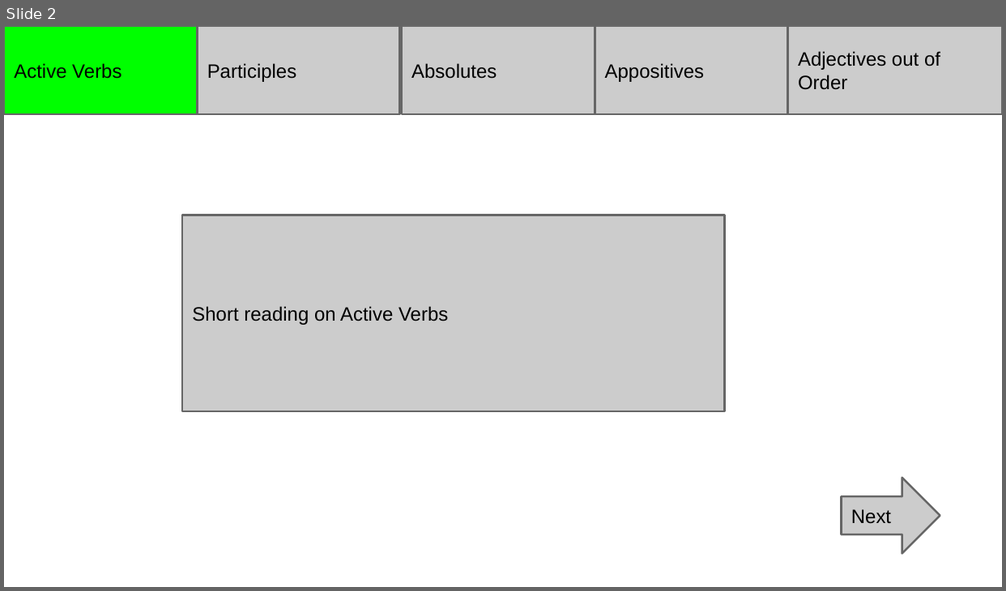
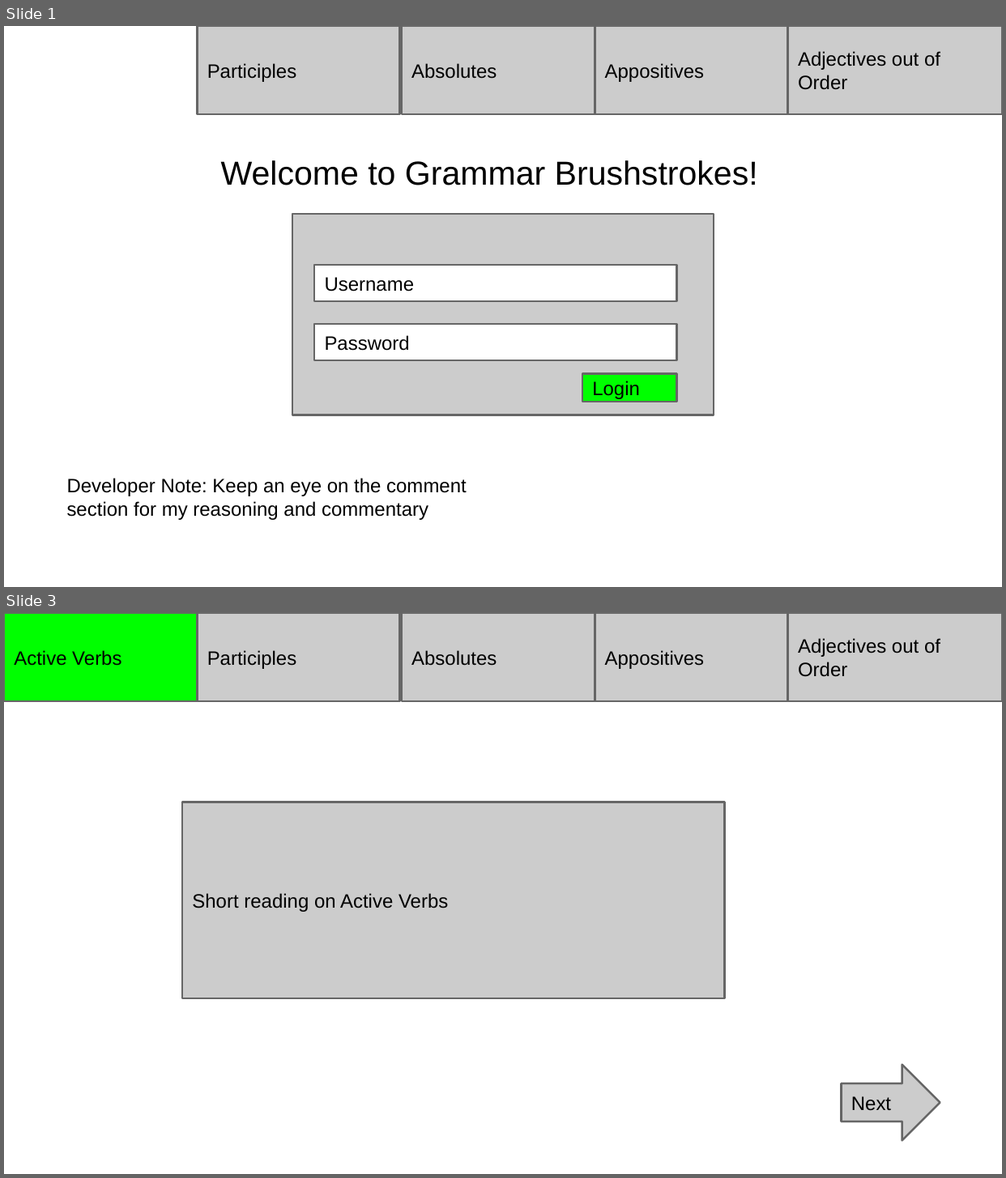
Before and after one commit to nealyoung/GrammarBrushstrokes, a slide deck: Mock-Up 1.pptx. Shown one above the other, each under a label of ours: slide 2 before the commit, slides 1 and 3 after it; the slides between them are not shown. The pictures are 1006x591 and 1006x1178 pixels, drawn with LibreOffice and Linux fonts; fonts in the diff are those of the drawing. Boxes give left, top, right and bottom in pixels: in the first picture for what was removed or moved away, otherwise in the second. Text is boxed around its words. In the diff, an @@ line names an element or a change of style, - is before the commit and + after.

```diff
--- a/Mock-Up 1.pptx
+++ b/Mock-Up 1.pptx
@@ slide 1 added at (4, 26, 1002, 587), background #FFFFFF @@
@@ rectangle added at (198, 26, 400, 115), fill #CCCCCC, outline #666666 1.5 pt, 14 pt, text #000000 @@
+Participles
@@ rectangle added at (401, 26, 594, 115), fill #CCCCCC, outline #666666 1.5 pt, 14 pt, text #000000 @@
+Absolutes
@@ rectangle added at (594, 26, 788, 115), fill #CCCCCC, outline #666666 1.5 pt, 14 pt, text #000000 @@
+Appositives
@@ rectangle added at (788, 26, 1002, 115), fill #CCCCCC, outline #666666 1.5 pt, 14 pt, text #000000 @@
+Adjectives out of Order
@@ text added at (221, 160, 758, 186), 24 pt, text #000000 @@
+Welcome to Grammar Brushstrokes!
@@ rectangle added at (292, 214, 714, 415), fill #CCCCCC, outline #666666 1.5 pt @@
@@ rectangle added at (314, 266, 676, 301), fill #FFFFFF, outline #666666 1.5 pt, 14 pt, text #000000 @@
+Username
@@ rectangle added at (314, 324, 676, 361), fill #FFFFFF, outline #666666 1.5 pt, 14 pt, text #000000 @@
+Password
@@ rectangle added at (583, 374, 678, 402), fill #00FF00, outline #666666 1.5 pt, 14 pt, text #000000 @@
+Login
@@ text added at (67, 478, 467, 520), 14 pt, text #000000 @@
+Developer Note: Keep an eye on the comment section for my reasoning and commentary
@@ what was slide 2 is now slide 3 @@
```
Also in this commit, not shown: 5 slides changed, 5 other slides added.
